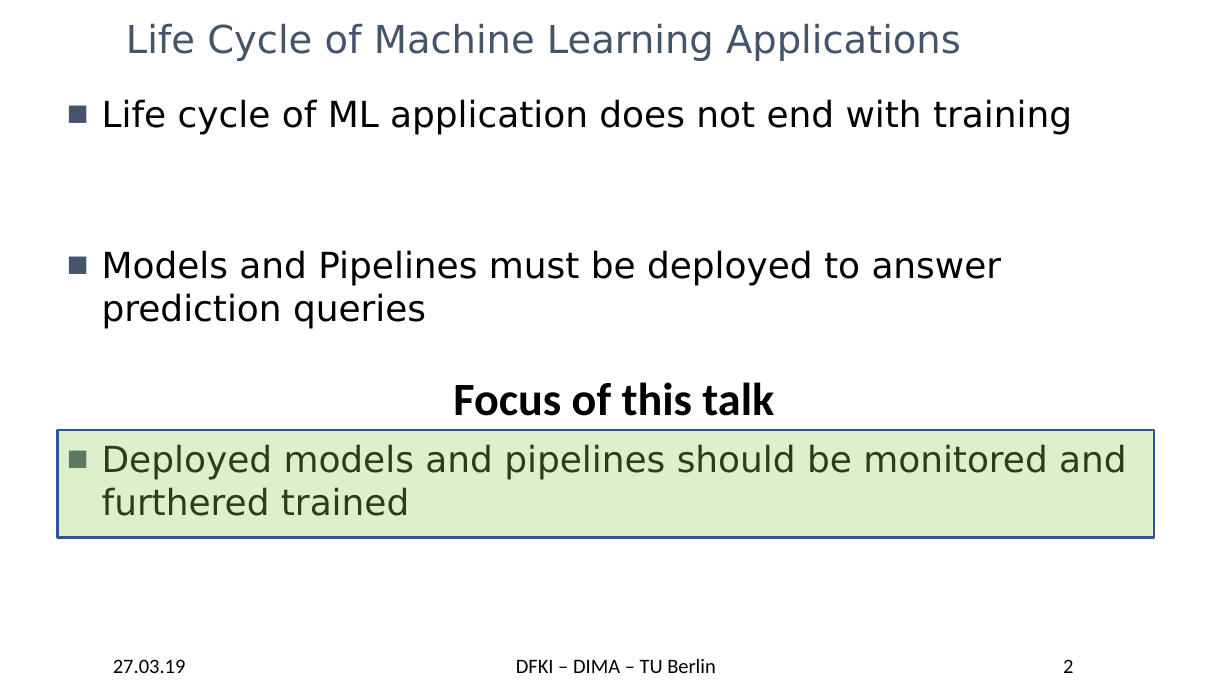
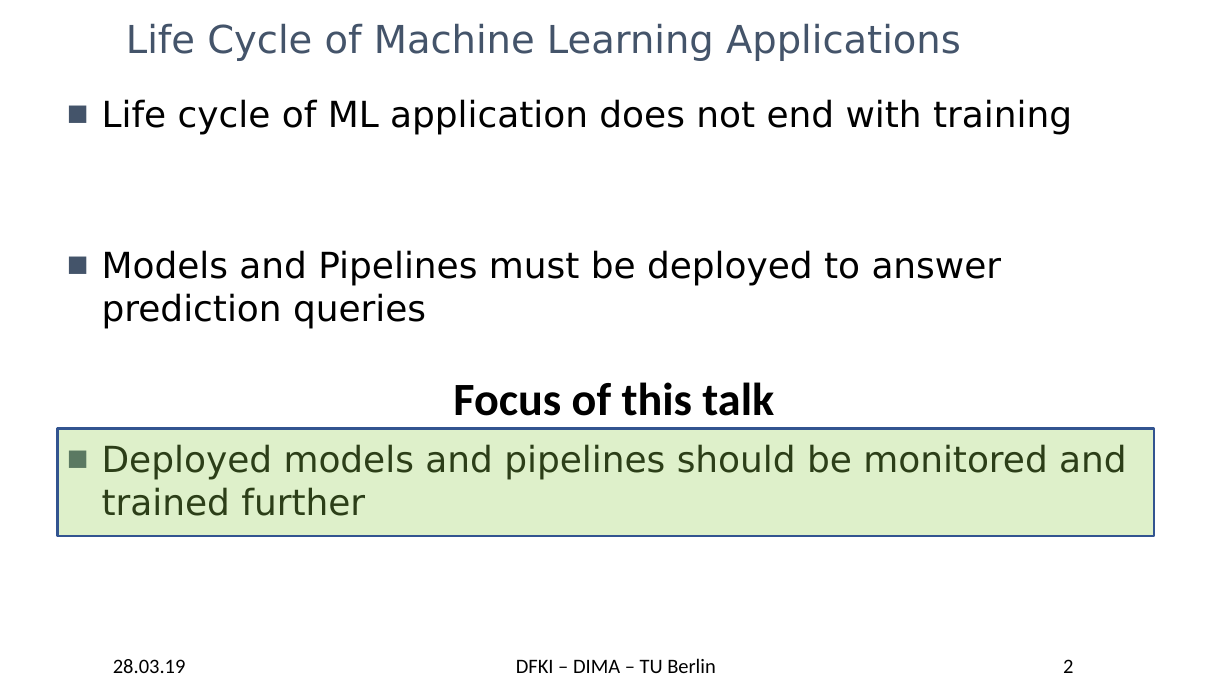
Before and after one commit to TU-Berlin-DIMA/continuous-pipeline-deployment, a slide deck: slide 2 of slides/edbt-2019/edbt-2019.pptx. Drawn at 1232x693 pixels with LibreOffice and Linux fonts; fonts in the diff are those of the drawing; background and template pictures are left out. Boxes give left, top, right and bottom in pixels: in the first picture for what was removed or moved away, otherwise in the second. Text is boxed around its words. In the diff, an @@ line names an element or a change of style, - is before the commit and + after.

```diff
--- a/slides/edbt-2019/edbt-2019.pptx
+++ b/slides/edbt-2019/edbt-2019.pptx
@@ text at (x1=102, y1=444, x2=1127, y2=516): text changed @@
-■ Deployed models and pipelines should be monitored and furthered trained
+■ Deployed models and pipelines should be monitored and trained further
@@ text at (x1=113, y1=659, x2=186, y2=673): text changed @@
-27.03.19
+28.03.19
```
Also in this commit, not shown: 32 other slides changed.
